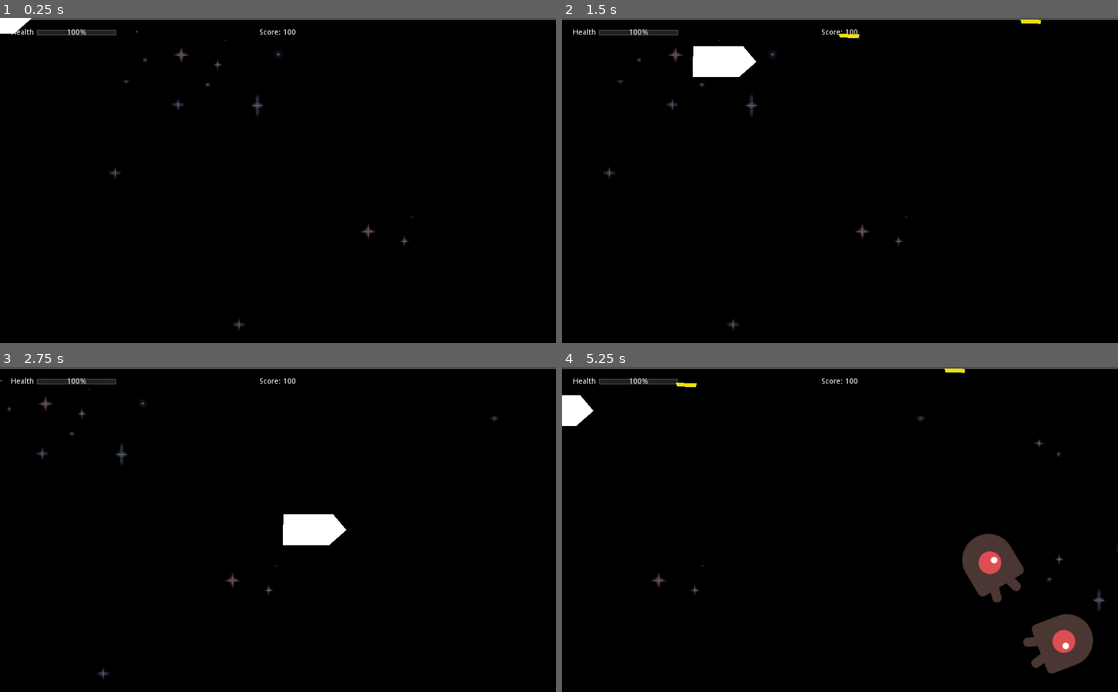
Above: before the commit, frames 1-4 (two rows, left to right).
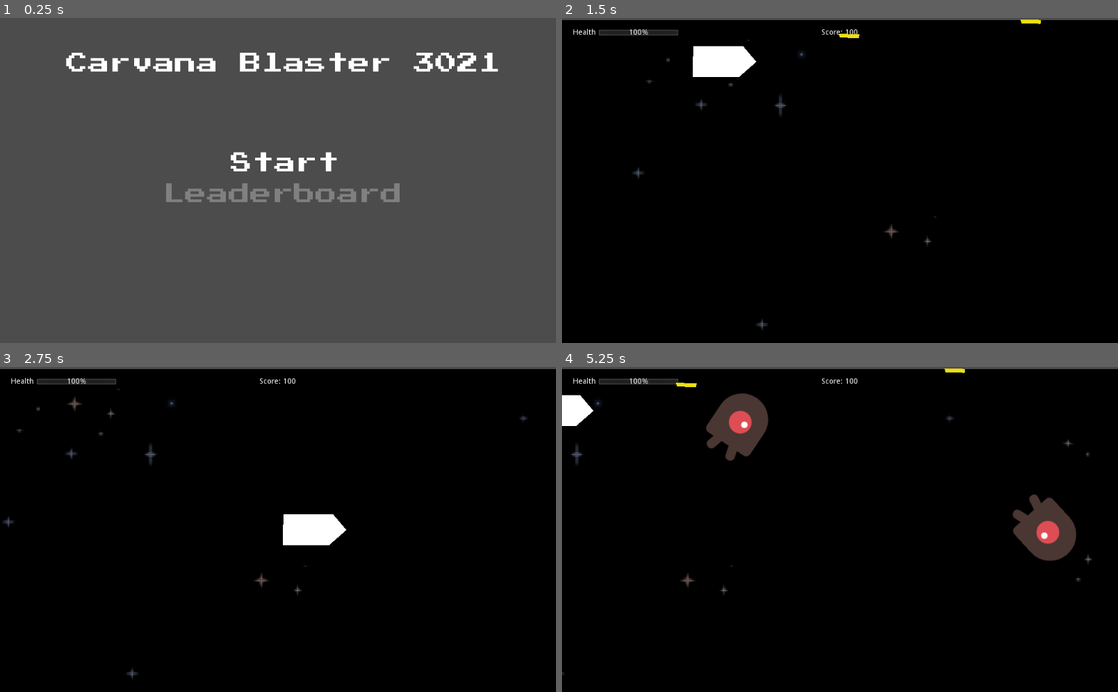
Above: after the commit, the same moments.

Repository: benjcal/CarvanaBlaster3021
Game: Godot game, scene res://scenes/MainMenu.tscn
Two runs of this game, one before a commit and one after it. Both use one fixed random seed, a clock stepped at 60 frames per second and the inputs below. Before the commit the project starts from res://Main.tscn.
Inputs:
- Up to frame 1 (0.25 s): no input
- Up to frame 2 (1.5 s): tap Enter (ui_accept) at 0.5, 0.6, 0.77, 1.07, 1.35 s; hold Right (ui_right) 0.53-1.28 s; hold Down (ui_down) from 1.28 s (still down)
- Up to frame 3 (2.75 s): tap Enter (ui_accept) at 1.52, 1.82, 2.1 s; release Down (ui_down) at 2.03 s; hold Right (ui_right) from 2.03 s (still down)
- Up to frame 4 (5.25 s): release Right (ui_right) at 2.78 s; hold Up (ui_up) 2.78-3.53 s; tap Enter (ui_accept) at 2.85, 3.02, 3.32, 3.6, 3.77, 4.07, 4.35, 4.52, 4.82, 5.1 s; hold Left (ui_left) 3.53-5.03 s; tap Escape (ui_cancel) at 4.15 s; hold Down (ui_down) from 5.03 s (still down)

The runs differ from the first frame. In frame 1, 99% of the frame differs, in the area x 0-100%, y 0-100%; in frame 2, 0.5%; in frame 3, 0.5%; in frame 4, 6.6%.

Commit message:
added main menu

Diff:
--- a/project.godot
+++ b/project.godot
@@ -11,7 +11,7 @@
 [application]
 
 config/name="game-test"
-run/main_scene="res://Main.tscn"
+run/main_scene="res://scenes/MainMenu.tscn"
 config/icon="res://icon.png"
 
 [physics]
--- a/scenes/Leaderboard.gd
+++ b/scenes/Leaderboard.gd
@@ -9,8 +9,10 @@
 
 
 # Called every frame. 'delta' is the elapsed time since the previous frame.
-#func _process(delta):
-#	pass
+func _process(delta):
+	if Input.is_action_just_pressed("ui_cancel"):
+		get_tree().change_scene("res://scenes/MainMenu.tscn")
+
 
 
 func _on_HTTPRequest_request_completed(result, response_code, headers, body):
--- /dev/null
+++ b/scenes/MainMenu.gd
@@ -0,0 +1,33 @@
+extends Node
+
+var selected = 0
+
+const selected_color = Color(1,1,1)
+const default_color = Color(0.5,0.5,0.5)
+
+func _ready():
+	$AudioStreamPlayer.play()
+
+func _process(delta):
+	if Input.is_action_just_pressed("ui_down"):
+		selected += 1
+	if Input.is_action_just_pressed("ui_up"):
+		selected -= 1
+	if Input.is_action_just_pressed("ui_accept"):
+		if selected == 0:
+			get_tree().change_scene("res://Main.tscn")
+		if selected == 1:
+			get_tree().change_scene("res://scenes/Leaderboard.tscn")
+
+
+	if selected > 1:
+		selected -= 1
+	if selected < 0:
+		selected += 1
+
+	if selected == 0:
+		$Start.set("custom_colors/font_color",selected_color)
+		$Leaderboard.set("custom_colors/font_color",default_color)
+	if selected == 1:
+		$Start.set("custom_colors/font_color",default_color)
+		$Leaderboard.set("custom_colors/font_color",selected_color)
--- /dev/null
+++ b/scenes/MainMenu.tscn
@@ -0,0 +1,59 @@
+[gd_scene load_steps=5 format=2]
+
+[ext_resource path="res://scenes/MainMenu.gd" type="Script" id=1]
+[ext_resource path="res://assets/PressStart2P.ttf" type="DynamicFontData" id=2]
+[ext_resource path="res://assets/menuMusic1.mp3" type="AudioStream" id=3]
+
+[sub_resource type="DynamicFont" id=1]
+size = 40
+font_data = ExtResource( 2 )
+
+[node name="MainMenu" type="Node"]
+script = ExtResource( 1 )
+
+[node name="Label" type="Label" parent="."]
+anchor_right = 1.0
+anchor_bottom = 1.0
+margin_left = 94.8403
+margin_top = 63.8663
+margin_right = -74.1597
+margin_bottom = -449.134
+custom_fonts/font = SubResource( 1 )
+text = "Carvana Blaster 3021"
+align = 1
+__meta__ = {
+"_edit_use_anchors_": false
+}
+
+[node name="Start" type="Label" parent="."]
+anchor_right = 1.0
+anchor_bottom = 1.0
+margin_left = 98.4818
+margin_top = 247.756
+margin_right = -70.5182
+margin_bottom = -265.244
+custom_fonts/font = SubResource( 1 )
+custom_colors/font_color = Color( 1, 1, 1, 1 )
+text = "Start"
+align = 1
+__meta__ = {
+"_edit_use_anchors_": false
+}
+
+[node name="Leaderboard" type="Label" parent="."]
+anchor_right = 1.0
+anchor_bottom = 1.0
+margin_left = 93.9299
+margin_top = 305.107
+margin_right = -75.0701
+margin_bottom = -207.893
+custom_fonts/font = SubResource( 1 )
+custom_colors/font_color = Color( 0.564706, 0.564706, 0.564706, 1 )
+text = "Leaderboard"
+align = 1
+__meta__ = {
+"_edit_use_anchors_": false
+}
+
+[node name="AudioStreamPlayer" type="AudioStreamPlayer" parent="."]
+stream = ExtResource( 3 )
Not shown, added: assets/menuMusic1.mp3.import
Not shown, added: assets/menuMusic1.mp3
